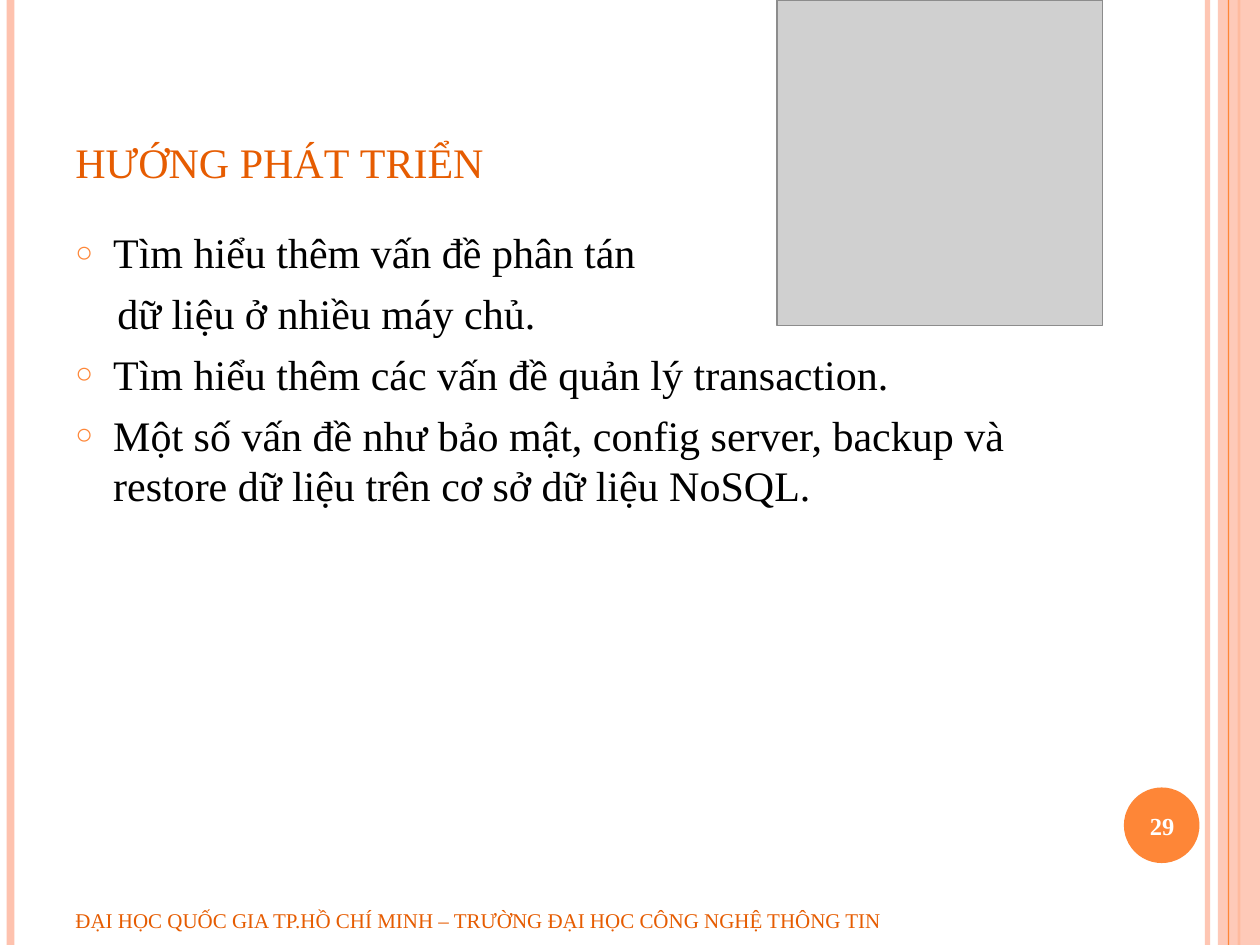
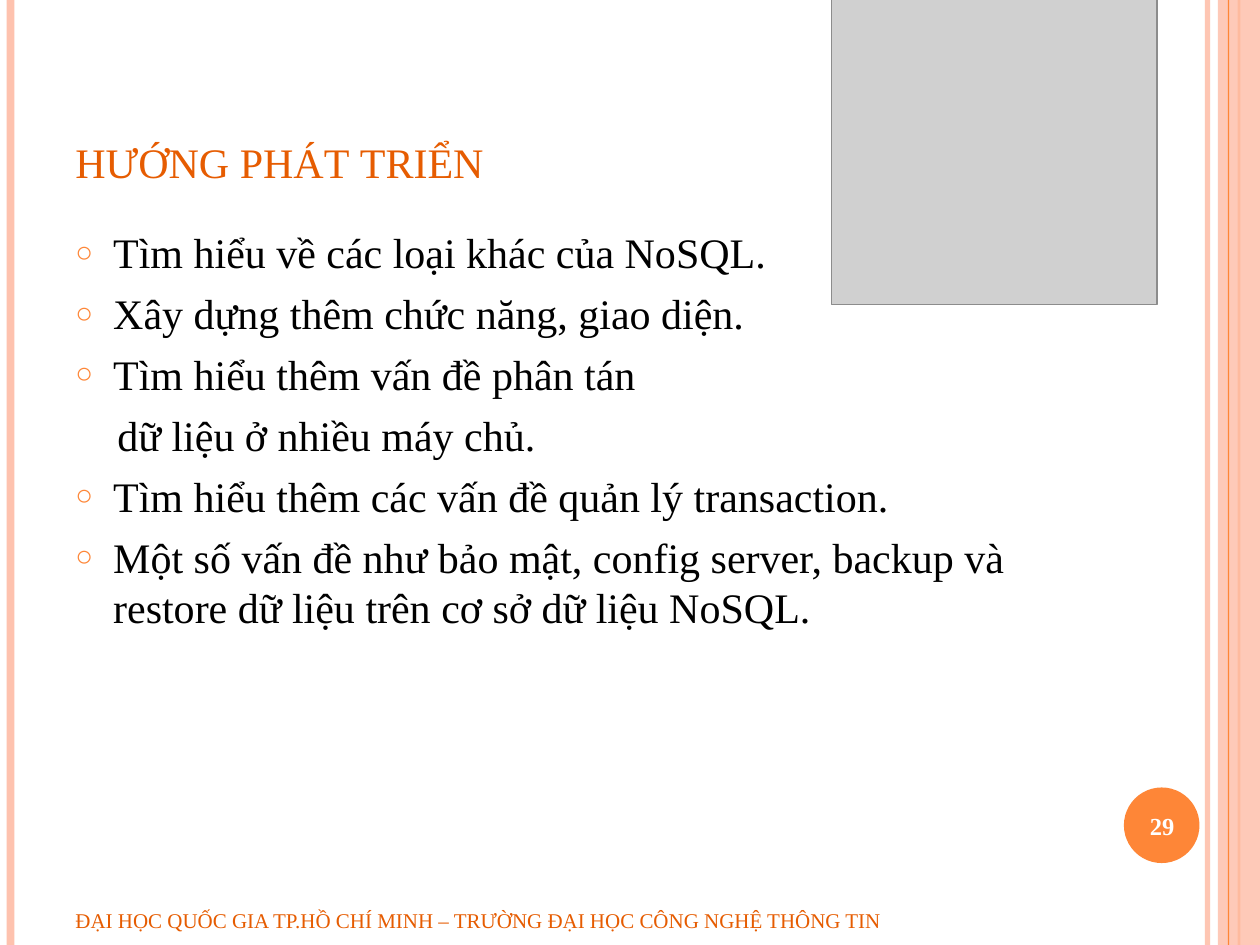
Before and after one commit to geovip/nosqlravendbuit, a slide deck: slide 29 of Document/slide bao cao.pptx. Drawn at 1260x945 pixels with LibreOffice and Linux fonts; fonts in the diff are those of the drawing; grey boxes stand for pictures; background and template pictures are left out. Boxes give left, top, right and bottom in pixels: in the first picture for what was removed or moved away, otherwise in the second. Text is boxed around its words. In the diff, an @@ line names an element or a change of style, - is before the commit and + after.

```diff
--- a/Document/slide bao cao.pptx
+++ b/Document/slide bao cao.pptx
@@ picture: place and size @@
-picture at (777,0,1102,325)
+picture at (832,0,1157,304)
@@ text at (113,237,766,338): paragraphs added @@
+○ Tìm hiểu về các loại khác của NoSQL.
+○ Xây dựng thêm chức năng, giao diện.
```
Also in this commit, not shown: 6 other slides changed.
